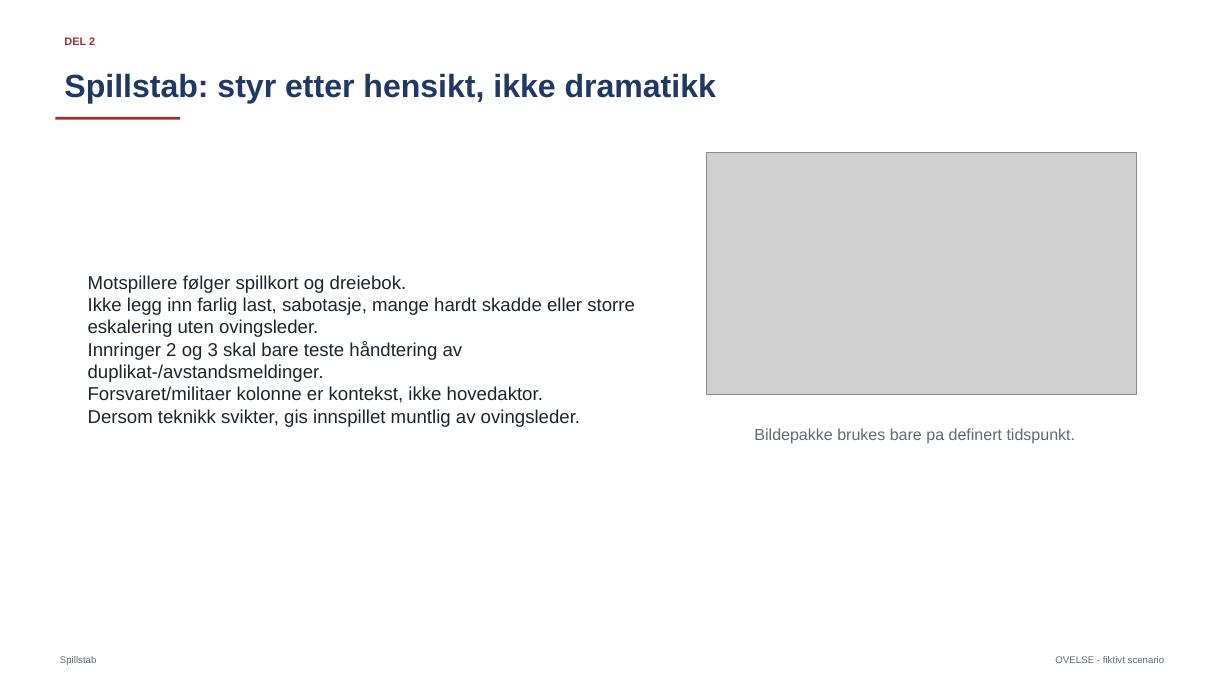
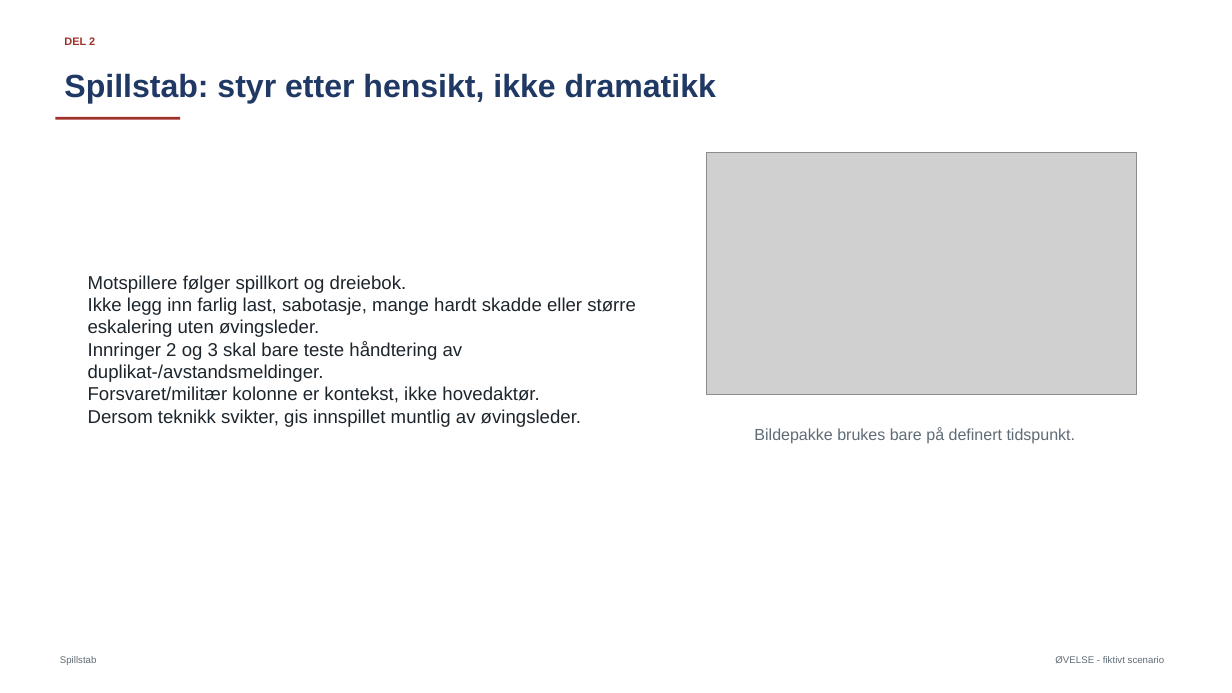
Before and after one commit to rgrodem/brannskolen-110-ovelsesplanlegging, a slide deck: slide 5 of produksjon_farrisbrua/07_Presentasjon_B43_Farrisbrua.pptx. Drawn at 1232x693 pixels with LibreOffice and Linux fonts; fonts in the diff are those of the drawing; grey boxes stand for pictures. Boxes give left, top, right and bottom in pixels: in the first picture for what was removed or moved away, otherwise in the second. Text is boxed around its words. In the diff, an @@ line names an element or a change of style, - is before the commit and + after.

```diff
--- a/produksjon_farrisbrua/07_Presentasjon_B43_Farrisbrua.pptx
+++ b/produksjon_farrisbrua/07_Presentasjon_B43_Farrisbrua.pptx
@@ text at (88,297,636,337): text changed @@
-Ikke legg inn farlig last, sabotasje, mange hardt skadde eller storre eskalering uten ovingsleder.
+Ikke legg inn farlig last, sabotasje, mange hardt skadde eller større eskalering uten øvingsleder.
@@ text at (88,386,581,427): text changed @@
-Forsvaret/militaer kolonne er kontekst, ikke hovedaktor.
-Dersom teknikk svikter, gis innspillet muntlig av ovingsleder.
+Forsvaret/militær kolonne er kontekst, ikke hovedaktør.
+Dersom teknikk svikter, gis innspillet muntlig av øvingsleder.
@@ text at (754,427,1076,444): text changed @@
-Bildepakke brukes bare pa definert tidspunkt.
+Bildepakke brukes bare på definert tidspunkt.
```
Also in this commit, not shown: 7 other slides changed, 16 other files.
